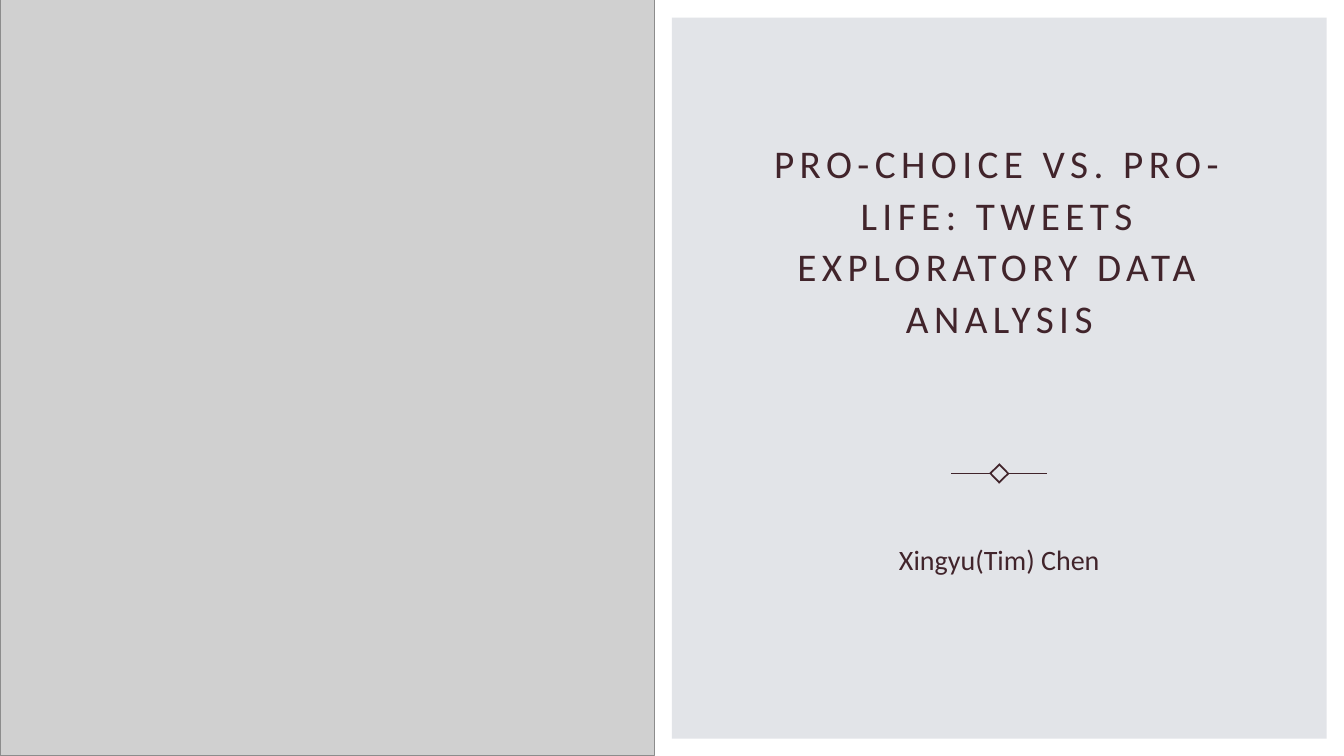
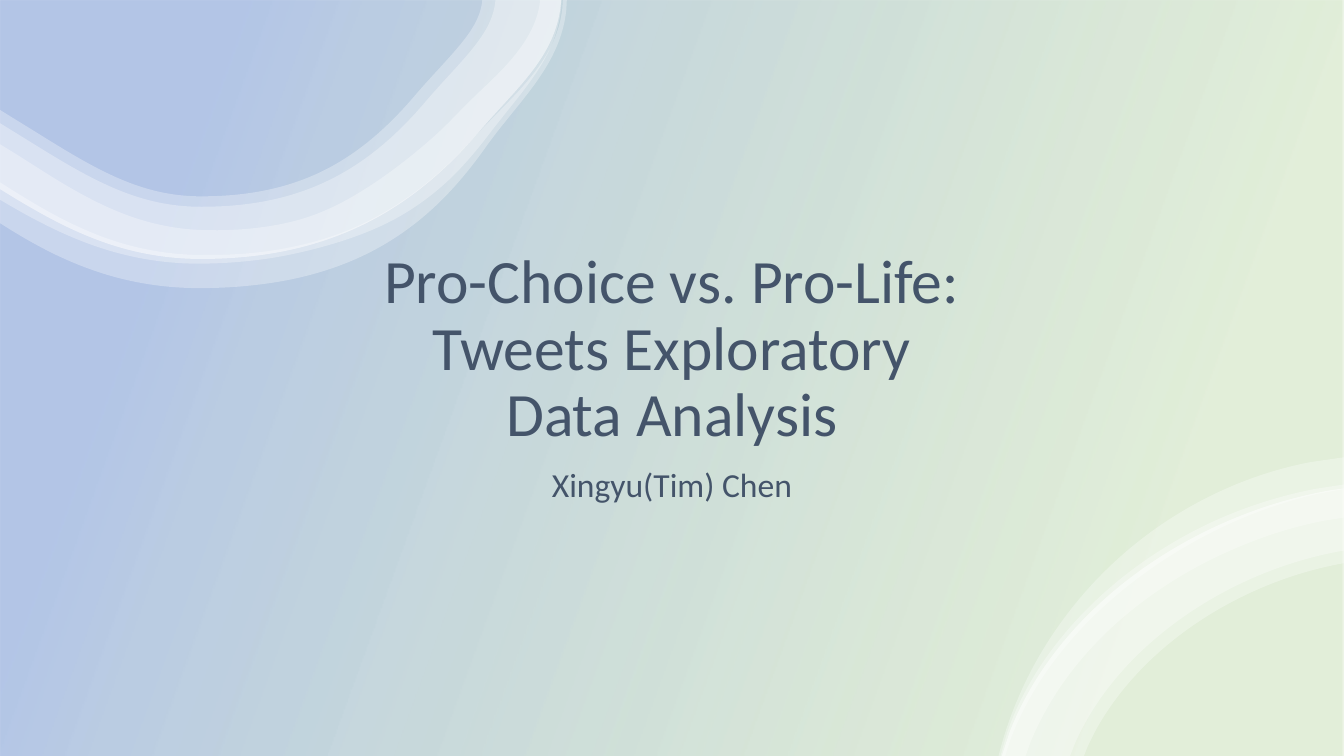
Before and after one commit to XingyuChenTim/5922NeuralNetsProject, a slide deck: slide 1 of speech.pptx. Drawn at 1344x756 pixels with LibreOffice and Linux fonts; fonts in the diff are those of the drawing; grey boxes stand for pictures. Boxes give left, top, right and bottom in pixels: in the first picture for what was removed or moved away, otherwise in the second. Text is boxed around its words. In the diff, an @@ line names an element or a change of style, - is before the commit and + after.

```diff
--- a/speech.pptx
+++ b/speech.pptx
@@ picture removed at (0,0,654,756) @@
@@ rectangle added at (0,0,1344,756), fill gradient #70AD47 to #4472C4 @@
@@ group added at (0,0,568,288): 4 freeform shapes @@
@@ rectangle removed at (673,17,1327,739) @@
@@ title at (384,260,959,446): text changed; size 28 to 44 pt; text colour #41242B to #44546A @@
-PRO-CHOICE VS. PRO-LIFE: TWEETS EXPLORATORY DATA ANALYSIS
+Pro-Choice vs. Pro-Life: Tweets Exploratory Data Analysis
@@ subtitle "Xingyu(Tim) Chen": place and size @@
-subtitle "Xingyu(Tim) Chen" at (899,550,1099,575)
+subtitle "Xingyu(Tim) Chen" at (552,472,792,503)
@@ subtitle "Xingyu(Tim) Chen" at (552,472,792,503): size 20 to 24 pt, text colour #41242B to #44546A; line spacing 1 to 0.9 @@
@@ line removed from (952, 474) to (990, 474) @@
@@ rectangle removed at (990,464,1009,483) @@
@@ line removed from (1008, 474) to (1048, 474) @@
@@ group added at (999,457,1344,756): 4 freeform shapes @@
```
Also in this commit, not shown: 14 slides added, 1 slide removed, 3 other files.
